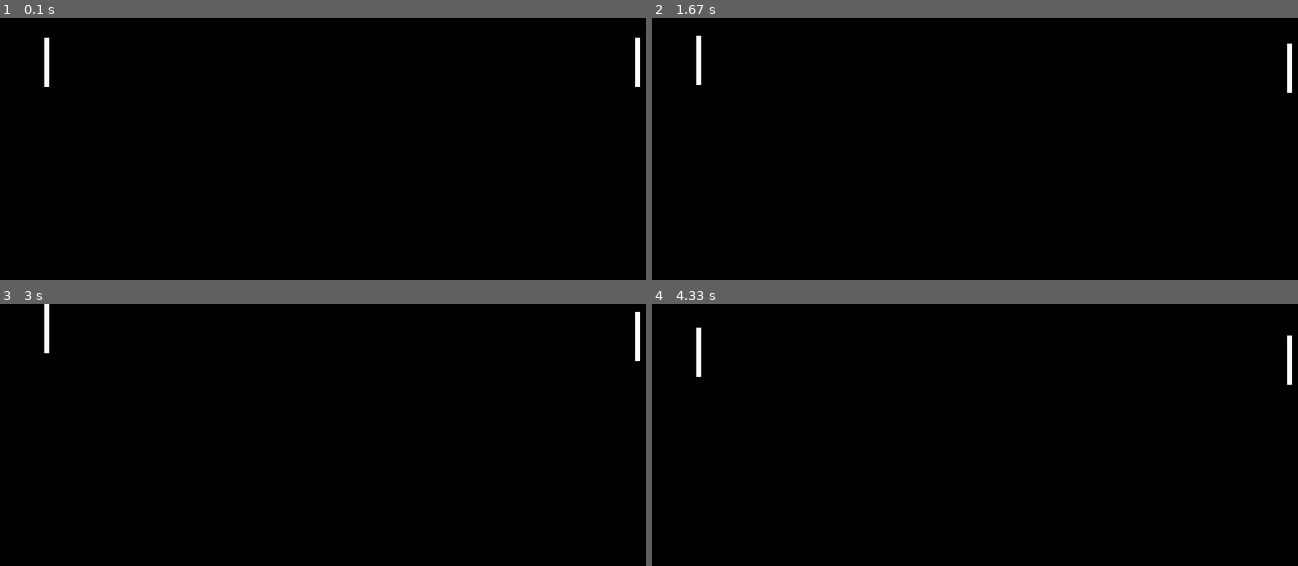
Above: before the commit, frames 1-4 (two rows, left to right).
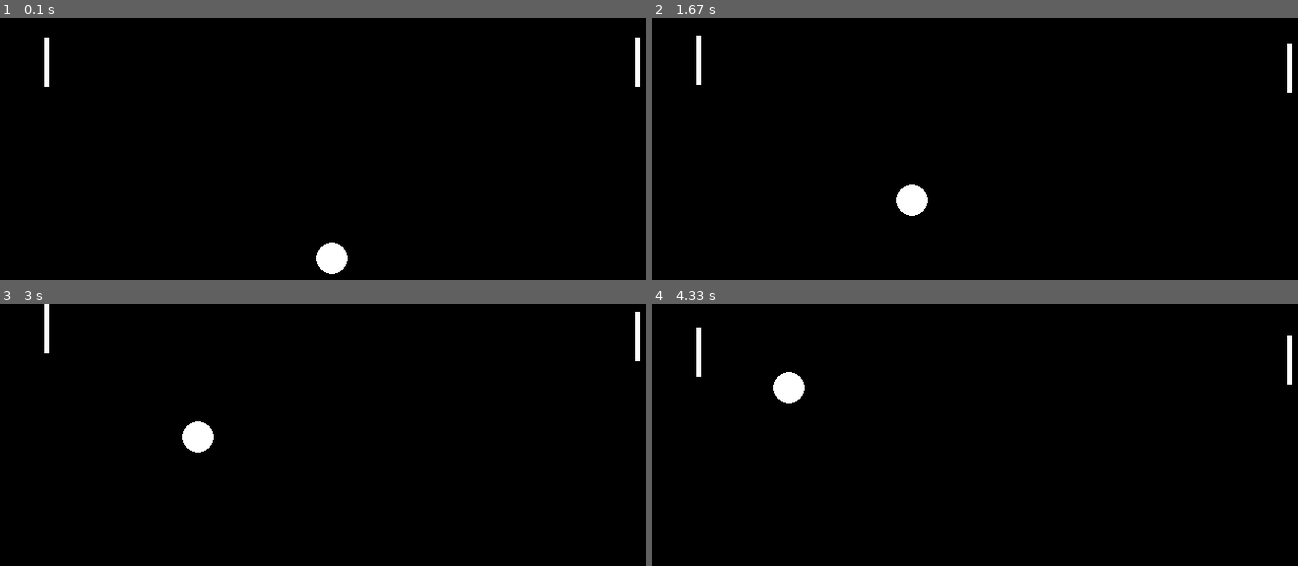
Above: after the commit, the same moments.

Repository: linwansong/pong
Game: pygame game, started from pong.py
The game is run twice, just before and just after one commit, with the same random seed, the same clock (stepped at 60 frames per second) and the same inputs.
Inputs:
- Up to frame 1 (0.1 s): no input
- Up to frame 2 (1.67 s): hold Up 0.33-0.8 s; hold Down 0.83-1.13 s; hold S 0.83-1.13 s; hold Up 1.17-1.53 s; hold W 1.17-1.53 s; hold Down from 1.57 s (still down); hold S from 1.57 s (still down)
- Up to frame 3 (3 s): release Down at 1.93 s; release S at 1.93 s; hold Up 1.97-2.27 s; hold W 1.97-2.27 s; hold Down 2.3-2.6 s; hold S 2.3-2.6 s; hold Up from 2.63 s (still down); hold W from 2.63 s (still down)
- Up to frame 4 (4.33 s): release Up at 3 s; release W at 3 s; hold Down 3.03-3.4 s; hold S 3.03-3.4 s; hold Up 3.43-3.73 s; hold W 3.43-3.73 s; hold Down 3.77-4.07 s; hold S 3.77-4.07 s; hold Up from 4.1 s (still down); hold W from 4.1 s (still down)

The runs differ from the first frame. In frame 1, 0.4% of the frame differs, in the area x 48-54%, y 85-98%; in frame 2, 0.4%; in frame 3, 0.4%; in frame 4, 0.4%.

Commit message:
started working on moving ball

Diff:
--- a/pong.py
+++ b/pong.py
@@ -1,4 +1,6 @@
 import pygame
+import random
+import math
 
 # Define some colors
 BLACK = (0, 0, 0)
@@ -13,6 +15,26 @@
 RECT_OFFSET_Y = 20
 RECT_WIDTH = 5
 RECT_HEIGHT = 50
+
+BALL_SIZE = 16
+
+class Ball:
+    """
+    Class to keep track of a ball's location and vector.
+    """
+    def __init__(self):
+        self.x = WIDTH/2
+        self.y = HEIGHT/2
+        self.speed = 1
+        self.direction = random.uniform(0, 1) * 2 * math.pi
+
+    def change_direction(self, direction):
+        self.direction = direction
+
+    def move_ip(self):
+        self.x += math.cos(self.direction) * self.speed
+        self.y += math.sin(self.direction) * self.speed
+
 
 # Setup
 pygame.init()
@@ -40,11 +62,16 @@
 
 left_rect = pygame.Rect(RECT_OFFSET_X, RECT_OFFSET_Y, RECT_WIDTH, RECT_HEIGHT)
 right_rect = pygame.Rect(WIDTH - RECT_OFFSET_X, RECT_OFFSET_Y, RECT_WIDTH, RECT_HEIGHT)
+ball = Ball()
 
 pygame.display.flip()
 
 while not done:
     for event in pygame.event.get():
+
+        print(ball.x, ball.y)
+
+
         if event.type == pygame.QUIT:
             done = True
 
@@ -75,6 +102,7 @@
 
     left_rect.move_ip(0, left_y_speed)
     right_rect.move_ip(0, right_y_speed)
+    ball.move_ip()
 
     left_rect.clamp_ip(SCREEN_BOUNDARIES)
     right_rect.clamp_ip(SCREEN_BOUNDARIES)
@@ -84,6 +112,7 @@
 
     pygame.draw.rect(screen, WHITE, left_rect, 0)
     pygame.draw.rect(screen, WHITE, right_rect, 0)
+    pygame.draw.circle(screen, WHITE, [ball.x, ball.y], BALL_SIZE)
 
     pygame.display.flip()
 
